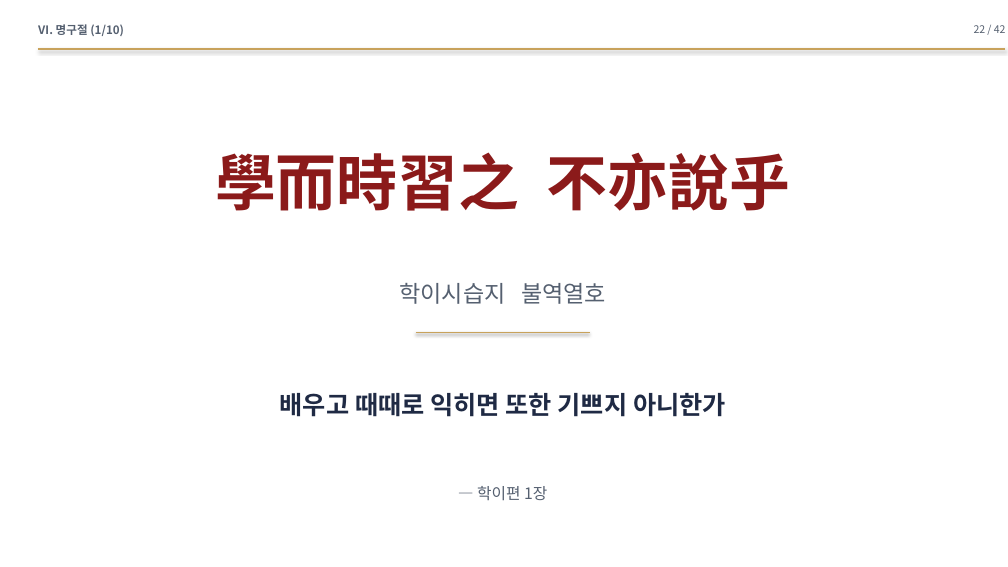
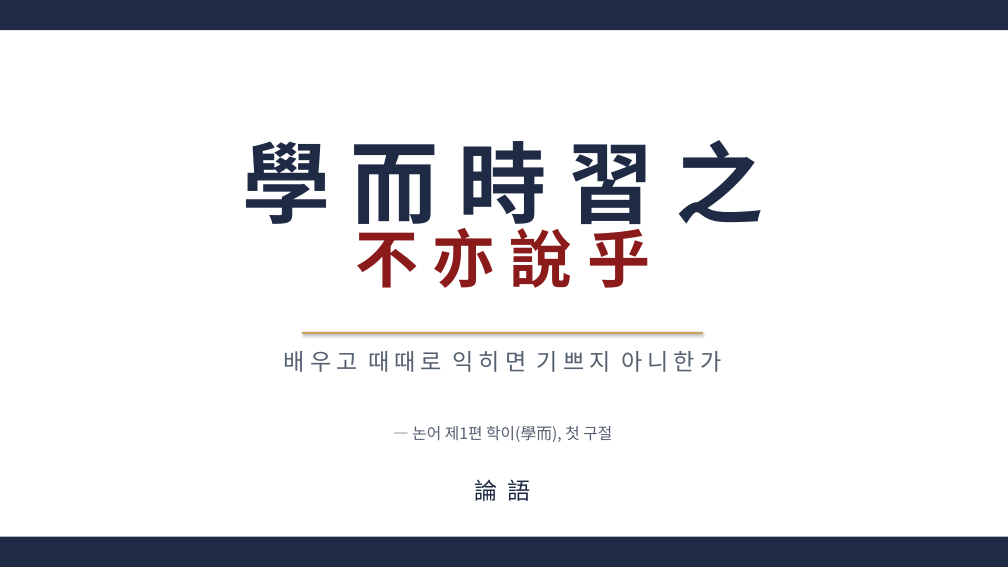
Before and after one commit to hpark1947/Oriental-Classics2, a slide deck: slide 61 of 발표자료/논어_발표자료.pptx (slide 22 before the commit). Drawn at 1008x567 pixels with LibreOffice and Linux fonts; fonts in the diff are those of the drawing. Boxes give left, top, right and bottom in pixels: in the first picture for what was removed or moved away, otherwise in the second. Text is boxed around its words. In the diff, an @@ line names an element or a change of style, - is before the commit and + after.

```diff
--- a/발표자료/논어_발표자료.pptx
+++ b/발표자료/논어_발표자료.pptx
@@ rectangle added at [0, 0, 1008, 30], fill #1F2A44 @@
@@ text removed at [38, 24, 124, 36] @@
-Ⅵ. 명구절 (1/10)
@@ text removed at [974, 25, 1006, 33] @@
-22 / 42
@@ line removed from (38, 49) to (1006, 49) @@
@@ text "學 而 時 習 之" at [242, 140, 763, 238]: vertical alignment middle to top @@
@@ text at [242, 140, 763, 238]: text changed; size 58 to 84 pt; text colour #8B1A1A to #1F2A44 @@
-學而時習之 不亦說乎
+學 而 時 習 之
@@ text added at [355, 218, 650, 288], 60 pt, text #8B1A1A, bold @@
+不 亦 說 乎
@@ text removed at [400, 283, 606, 304] @@
-학이시습지 불역열호
@@ text "배 우 고 때 때 ..." at [284, 351, 721, 372]: vertical alignment middle to top @@
@@ text at [284, 351, 721, 372]: text changed; size 24 to 22 pt; text colour #1F2A44 to #556070; bold off @@
-배우고 때때로 익히면 또한 기쁘지 아니한가
+배 우 고 때 때 로 익 히 면 기 쁘 지 아 니 한 가
@@ line moved from (416, 333) - (590, 333) to (302, 333) - (703, 333) @@
@@ line (302, 333) - (703, 333): stroke #C8A25B 1.5 pt to #C8A25B 2 pt @@
@@ text added at [412, 426, 612, 442], 15 pt, text #556070 @@
+— 논어 제1편 학이(學而), 첫 구절
@@ text added at [475, 479, 531, 501], 22 pt, text #1F2A44 @@
+論 語
@@ text removed at [477, 486, 547, 500] @@
-— 학이편 1장
@@ rectangle added at [0, 537, 1008, 567], fill #1F2A44 @@
```
Also in this commit, not shown: 4 other slides changed, 56 slides added, 37 slides removed, 1 other file.
